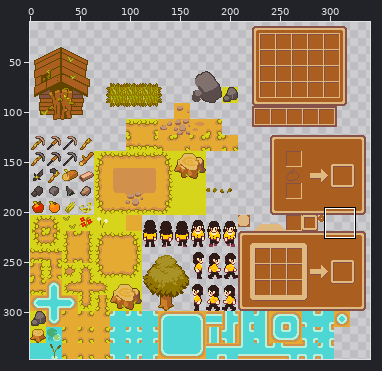
A sprite sheet gets an edit: GMD200-GridGame/Assets/Sprites/islandsprites.png. Above, an overview of the earlier version with the close-up marked.
Close-up. Before the commit:
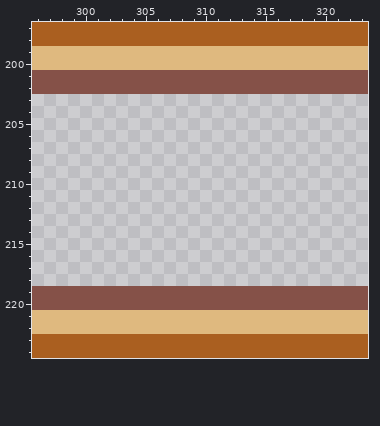
The file is 384x347 pixels. Shown: x 296..323, y 197..224. The wide view leaves out empty margins.
After the commit:
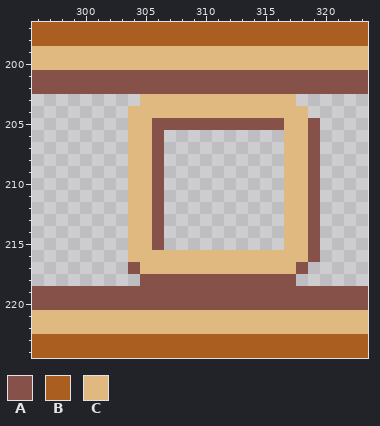
Palette (. is transparent): A #855148  B #aa5f20  C #dfb97f
Changes in this commit:
{"y":203,"x":305,"old":".............","new":"CCCCCCCCCCCCC"}
{"y":204,"x":304,"old":"...............","new":"CCCCCCCCCCCCCCC"}
{"y":205,"x":304,"old":"................","new":"CCAAAAAAAAAAACCA"}
{"y":206,"x":304,"old":"...","new":"CCA"}
{"y":206,"x":317,"old":"...","new":"CCA"}
{"y":207,"x":304,"old":"...","new":"CCA"}
{"y":207,"x":317,"old":"...","new":"CCA"}
{"y":208,"x":304,"old":"...","new":"CCA"}
{"y":208,"x":317,"old":"...","new":"CCA"}
{"y":209,"x":304,"old":"...","new":"CCA"}
{"y":209,"x":317,"old":"...","new":"CCA"}
{"y":210,"x":304,"old":"...","new":"CCA"}
{"y":210,"x":317,"old":"...","new":"CCA"}
{"y":211,"x":304,"old":"...","new":"CCA"}
{"y":211,"x":317,"old":"...","new":"CCA"}
{"y":212,"x":304,"old":"...","new":"CCA"}
{"y":212,"x":317,"old":"...","new":"CCA"}
{"y":213,"x":304,"old":"...","new":"CCA"}
{"y":213,"x":317,"old":"...","new":"CCA"}
{"y":214,"x":304,"old":"...","new":"CCA"}
{"y":214,"x":317,"old":"...","new":"CCA"}
{"y":215,"x":304,"old":"...","new":"CCA"}
{"y":215,"x":317,"old":"...","new":"CCA"}
{"y":216,"x":304,"old":"................","new":"CCCCCCCCCCCCCCCA"}
{"y":217,"x":304,"old":"...............","new":"ACCCCCCCCCCCCCA"}
{"y":218,"x":305,"old":".............","new":"AAAAAAAAAAAAA"}
